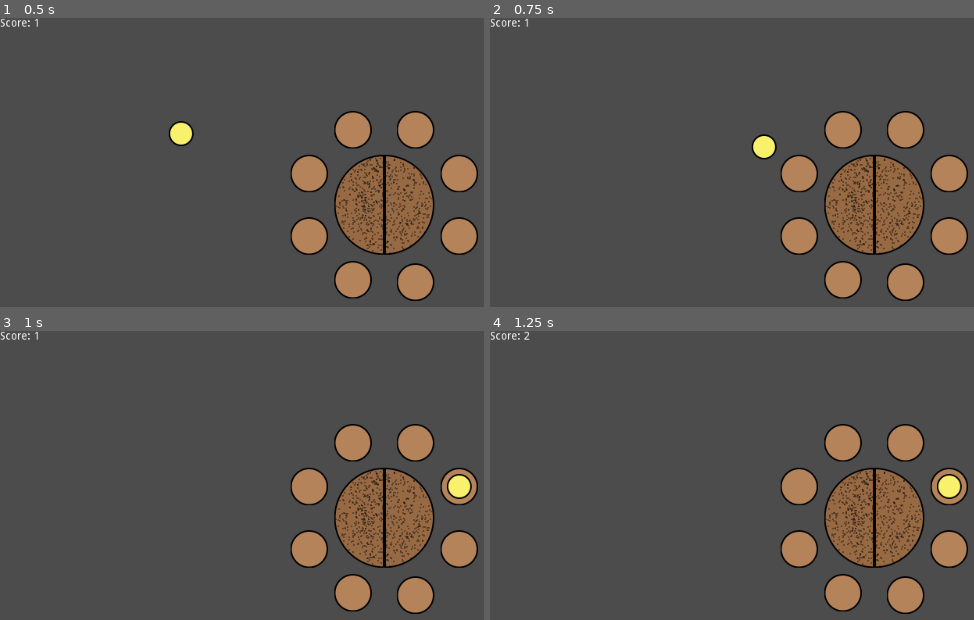
Above: before the commit, frames 1-4 (two rows, left to right).
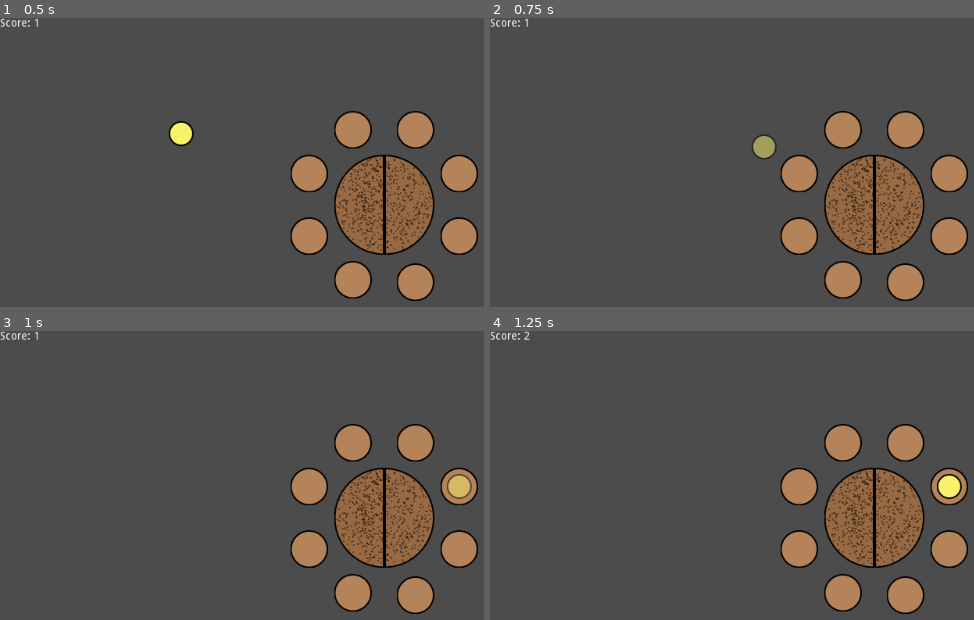
Above: after the commit, the same moments.

Repository: KoryB/ld54-limited-space
Game: Godot game, scene res://level/TestLevel.tscn
Same seed, same stepped clock (60 frames per second), same inputs: the game is played once before the commit and once after it.
Inputs (mouse positions are in pixels of both pictures, inside the frame that each line leads up to):
- Up to frame 1 (0.5 s): no input
- Up to frame 2 (0.75 s): tap Enter at 0.5 s; drag from (669, 133) to (949, 174) at 0.52 s
- Up to frame 3 (1 s): no input
- Up to frame 4 (1.25 s): no input

Frame 1 is identical in both runs. In frame 2, 0.3% of the frame differs, in the area x 54-60%, y 40-49%; in frame 3, 0.4%, in the area x 92-98%, y 49-59%; in frame 4, nothing differs.

Commit message:
Added camera panning

Diff:
--- a/level/TestLevel.tscn
+++ b/level/TestLevel.tscn
@@ -1,9 +1,10 @@
-[gd_scene load_steps=5 format=2]
+[gd_scene load_steps=6 format=2]
 
 [ext_resource path="res://scene/table/table_with_seats.tscn" type="PackedScene" id=1]
 [ext_resource path="res://scene/guest/guest.tscn" type="PackedScene" id=2]
 [ext_resource path="res://scene/manager/guest_manager.tscn" type="PackedScene" id=3]
 [ext_resource path="res://level/score.gd" type="Script" id=4]
+[ext_resource path="res://scene/tools/camera/GameCamera.tscn" type="PackedScene" id=5]
 
 [node name="TestLevel" type="Node2D"]
 
@@ -12,16 +13,22 @@
 guests_path = NodePath("../Guests")
 
 [node name="Tables" type="Node2D" parent="."]
+unique_name_in_owner = true
 
 [node name="TableWithSeats" parent="Tables" instance=ExtResource( 1 )]
 position = Vector2( 492, 239 )
 
 [node name="Guests" type="Node2D" parent="."]
+unique_name_in_owner = true
 
 [node name="Guest" parent="Guests" instance=ExtResource( 2 )]
 position = Vector2( 232, 148 )
 
-[node name="Score" type="Label" parent="."]
-margin_right = 175.0
-margin_bottom = 59.0
+[node name="GameCamera" parent="." instance=ExtResource( 5 )]
+
+[node name="Score" type="Label" parent="GameCamera"]
+margin_left = -512.0
+margin_top = -384.0
+margin_right = -337.0
+margin_bottom = -325.0
 script = ExtResource( 4 )
--- a/level/score.gd
+++ b/level/score.gd
@@ -15,7 +15,7 @@
 func _process(delta):
 	var score := 0.0
 
-	for table in get_node("../Tables").get_children():
+	for table in get_node("%Tables").get_children():
 		score += table.calculate_score()
 
 	self.text = "Score: " + str(score)
--- a/project.godot
+++ b/project.godot
@@ -9,7 +9,12 @@
 config_version=4
 
 _global_script_classes=[ {
-"base": "Node2D",
+"base": "Node2dDraggable",
+"class": "GameCamera",
+"language": "GDScript",
+"path": "res://scene/tools/camera/game_camera.gd"
+}, {
+"base": "Node2dDraggable",
 "class": "Guest",
 "language": "GDScript",
 "path": "res://scene/guest/guest.gd"
@@ -30,6 +35,11 @@
 "path": "res://scripts/neighbors_factory.gd"
 }, {
 "base": "Node2D",
+"class": "Node2dDraggable",
+"language": "GDScript",
+"path": "res://scripts/node2d_draggable.gd"
+}, {
+"base": "Node2D",
 "class": "Seat",
 "language": "GDScript",
 "path": "res://scene/table/seat.gd"
@@ -45,10 +55,12 @@
 "path": "res://scene/table/table_with_seats.gd"
 } ]
 _global_script_class_icons={
+"GameCamera": "",
 "Guest": "",
 "GuestPreference": "",
 "Neighbors": "",
 "NeighborsFactory": "",
+"Node2dDraggable": "",
 "Seat": "",
 "TablePreference": "",
 "TableWithSeats": ""
--- a/scene/guest/guest.gd
+++ b/scene/guest/guest.gd
@@ -1,20 +1,9 @@
 class_name Guest
 
-extends Node2D
+extends Node2dDraggable
 
-signal pressed()
-signal released()
-
-var pressed_position: Vector2
-var is_dragging := false
 
 onready var preferences := $Preferences.get_children()
-
-func _ready():
-	$DragArea.connect("pressed", self, "on_press")
-	$DragArea.connect("dragged", self, "on_drag")
-	$DragArea.connect("released", self, "on_release")
-
 
 func calculate_score(neighbors: Neighbors) -> float:
 	var sum = 0
@@ -29,19 +18,13 @@
 	return $SeatArea as Area2D
 
 
-func on_press():
-	pressed_position = self.position
-	is_dragging = true
+func on_press(mouse_position: Vector2):
+	self.modulate.a = 0.5
 
-	emit_signal("pressed")
-
-
-func on_drag(delta: Vector2):
-	self.position += delta
+	.on_press(mouse_position)
 
 
 func on_release():
 	self.modulate.a = 1.0
-	is_dragging = false
 
-	emit_signal("released")
+	.on_release()
--- /dev/null
+++ b/scene/tools/camera/GameCamera.tscn
@@ -0,0 +1,25 @@
+[gd_scene load_steps=4 format=2]
+
+[ext_resource path="res://scene/tools/camera/game_camera.gd" type="Script" id=1]
+[ext_resource path="res://scripts/area2d_draggable.gd" type="Script" id=2]
+
+[sub_resource type="RectangleShape2D" id=1]
+extents = Vector2( 100000, 100000 )
+
+[node name="GameCamera" type="Node2D"]
+position = Vector2( 512, 384 )
+script = ExtResource( 1 )
+should_center = false
+should_invert = true
+
+[node name="Camera2D" type="Camera2D" parent="."]
+current = true
+
+[node name="DragArea" type="Area2D" parent="."]
+script = ExtResource( 2 )
+is_global = false
+button_index = 2
+
+[node name="CollisionShape2D" type="CollisionShape2D" parent="DragArea"]
+visible = false
+shape = SubResource( 1 )
--- /dev/null
+++ b/scene/tools/camera/game_camera.gd
@@ -0,0 +1,3 @@
+class_name GameCamera
+
+extends Node2dDraggable
--- a/scripts/area2d_draggable.gd
+++ b/scripts/area2d_draggable.gd
@@ -4,7 +4,12 @@
 signal dragged(delta)
 signal released()
 
+export var is_global := true
+
 var pressed := false
+var previous_mouse_position := Vector2.ZERO
+
+export(int, 1, 256) var button_index := BUTTON_LEFT
 
 # Called when the node enters the scene tree for the first time.
 func _ready():
@@ -12,20 +17,29 @@
 
 
 func _process(delta: float):
-	var mouse = get_local_mouse_position()
+	var delta_mouse = self.get_mouse_position() - self.previous_mouse_position
+	self.previous_mouse_position = self.get_mouse_position()
 
-	if not Input.is_mouse_button_pressed(BUTTON_LEFT):
+	if not Input.is_mouse_button_pressed(button_index):
 		pressed = false
 		emit_signal("released")
 
-	if self.pressed and not mouse.is_equal_approx(Vector2.ZERO):
-		emit_signal("dragged", mouse)
+	if self.pressed and not delta_mouse.is_equal_approx(Vector2.ZERO):
+		emit_signal("dragged", delta_mouse)
 
 
 func _input_event(viewport, event, shape_idx):
 	if event is InputEventMouseButton and \
-		event.button_index == BUTTON_LEFT and \
+		event.button_index == button_index and \
 		event.is_pressed():
 
 		self.pressed = true
-		emit_signal("pressed")
+		self.previous_mouse_position = self.get_mouse_position()
+		emit_signal("pressed", self.previous_mouse_position)
+
+
+func get_mouse_position():
+	if self.is_global:
+		return get_global_mouse_position()
+	else:
+		return get_local_mouse_position()
--- /dev/null
+++ b/scripts/node2d_draggable.gd
@@ -0,0 +1,36 @@
+class_name Node2dDraggable
+
+extends Node2D
+
+signal pressed()
+signal released()
+
+export var should_center := true
+export var should_invert := false
+
+var pressed_position: Vector2
+var is_dragging := false
+
+func _ready():
+	$DragArea.connect("pressed", self, "on_press")
+	$DragArea.connect("dragged", self, "on_drag")
+	$DragArea.connect("released", self, "on_release")
+
+
+func on_press(mouse_position: Vector2):
+	if should_center:
+		self.position = mouse_position
+
+	pressed_position = self.position
+	is_dragging = true
+	emit_signal("pressed")
+
+
+func on_drag(delta: Vector2):
+	self.position += delta * (-1 if should_invert else 1)
+
+
+func on_release():
+	is_dragging = false
+
+	emit_signal("released")
